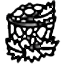
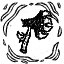
Before/after of a 64×64 layered artwork. What changed in the layer stack:
added layer "图层 88" above "图片黑白线稿处理" over bbox(0, 1, 62, 64)
added layer "图片黑白线稿处理" above "图层 87" over bbox(0, 0, 62, 64)
hid "ChatGPT Image 2025年10月15日 20_14_15" over bbox(3, 0, 61, 64)
